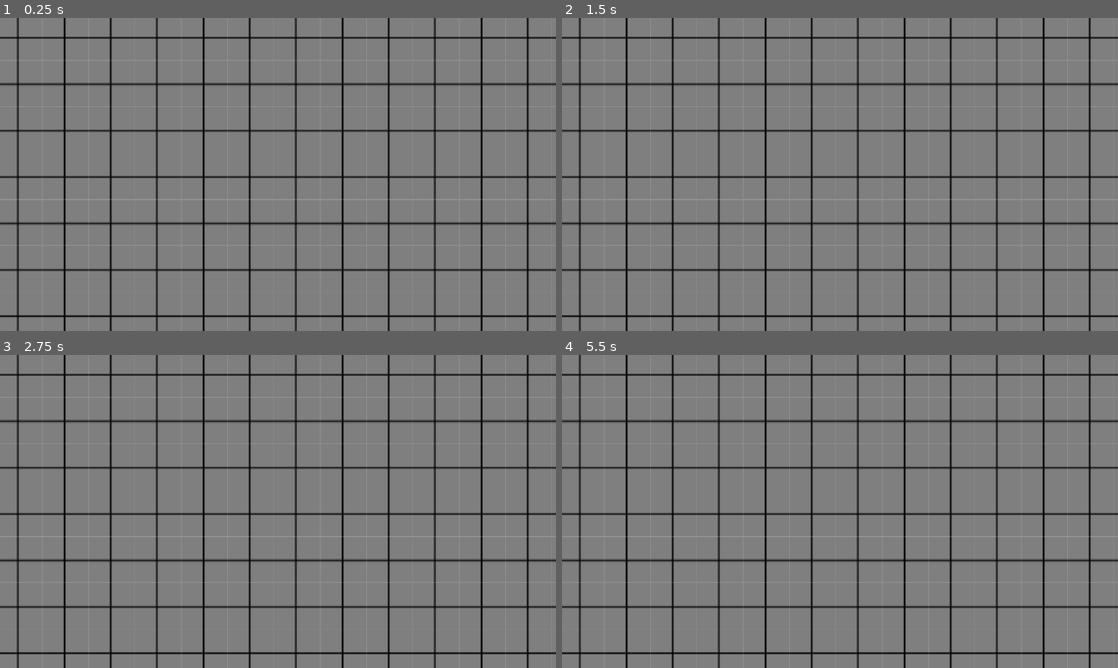
Above: before the commit, frames 1-4 (two rows, left to right).
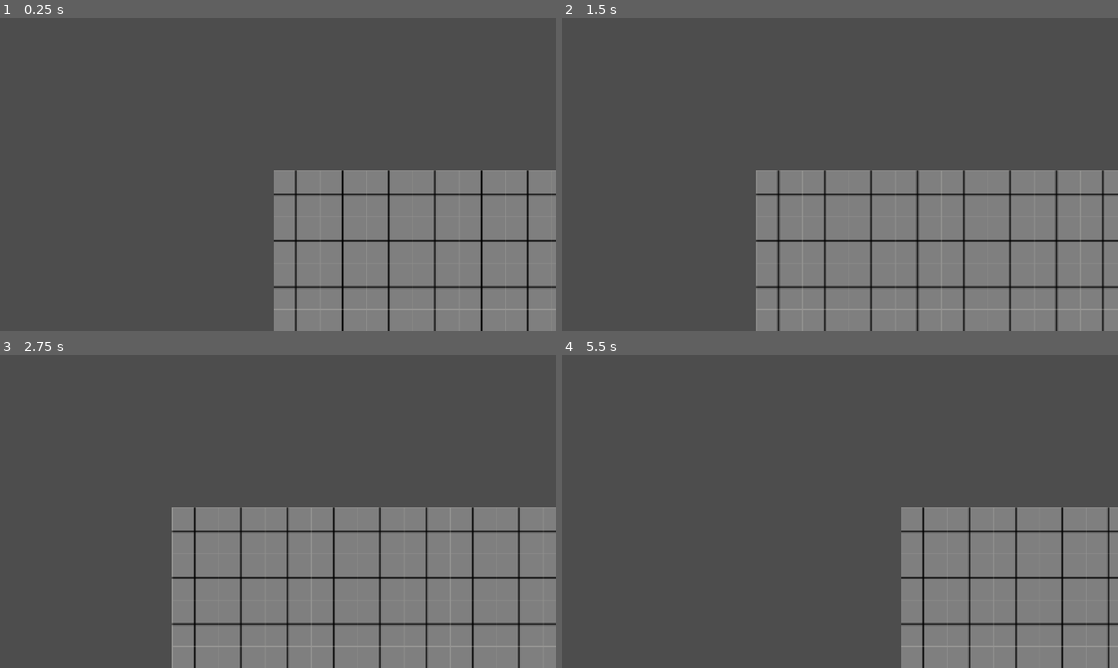
Above: after the commit, the same moments.

Repository: ColeSlaw0227/Peerless-Soldier
Game: Godot game, scene res://main_room.tscn
Same seed, same stepped clock (60 frames per second), same inputs: the game is played once before the commit and once after it.
Inputs:
- Up to frame 1 (0.25 s): no input
- Up to frame 2 (1.5 s): tap Enter at 0.5 s; hold Right (ui_right) 0.53-1.28 s; hold Left (ui_left) from 1.28 s (still down)
- Up to frame 3 (2.75 s): release Left (ui_left) at 2.03 s; hold Right (ui_right) from 2.03 s (still down)
- Up to frame 4 (5.5 s): release Right (ui_right) at 3.53 s; hold Left (ui_left) from 3.53 s (still down)

The runs differ from the first frame. In frame 1, 73% of the frame differs, in the area x 0-100%, y 0-100%; in frame 2, 70%; in frame 3, 68%; in frame 4, 80%.

Commit message:
player sprite

Diff:
--- a/main_room.tscn
+++ b/main_room.tscn
@@ -1,9 +1,17 @@
 [gd_scene format=3 uid="uid://bs6quwke2h28d"]
 
+[ext_resource type="Script" uid="uid://bvmn3hkgp8eju" path="res://player.gd" id="1_77bs5"]
 [ext_resource type="Texture2D" uid="uid://bi13651873pli" path="res://pattern - grid sheet - 320x320in-BAtools (1).png" id="1_mi4c6"]
 
 [node name="MainRoom" type="Node2D" unique_id=1126727139]
 
-[node name="Sprite2D" type="Sprite2D" parent="." unique_id=522595656]
+[node name="Player" type="CharacterBody2D" parent="." unique_id=680696443]
+script = ExtResource("1_77bs5")
+
+[node name="PlayerSprite" type="Sprite2D" parent="Player" unique_id=1072930454]
+
+[node name="PlayerCamera" type="Camera2D" parent="Player" unique_id=775474564]
+
+[node name="RoomSprite" type="Sprite2D" parent="." unique_id=522595656]
 position = Vector2(1911, 1911)
 texture = ExtResource("1_mi4c6")
